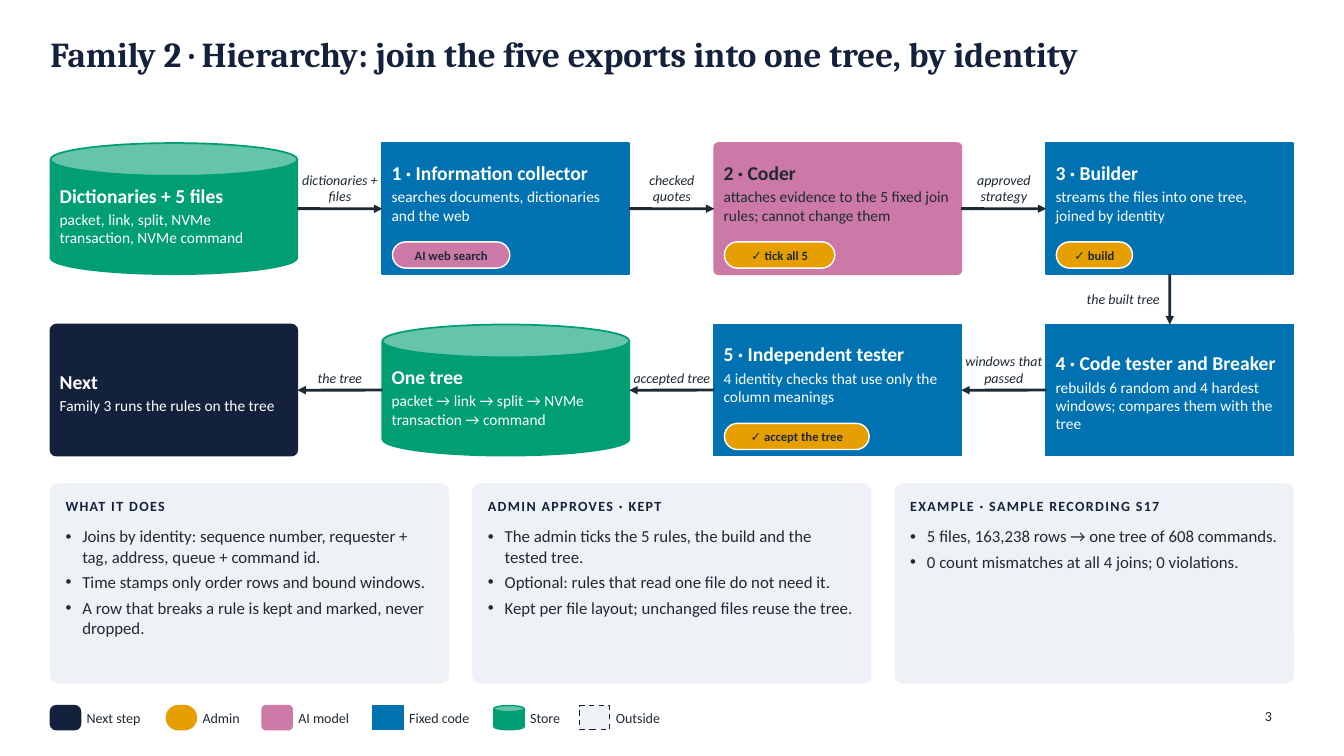
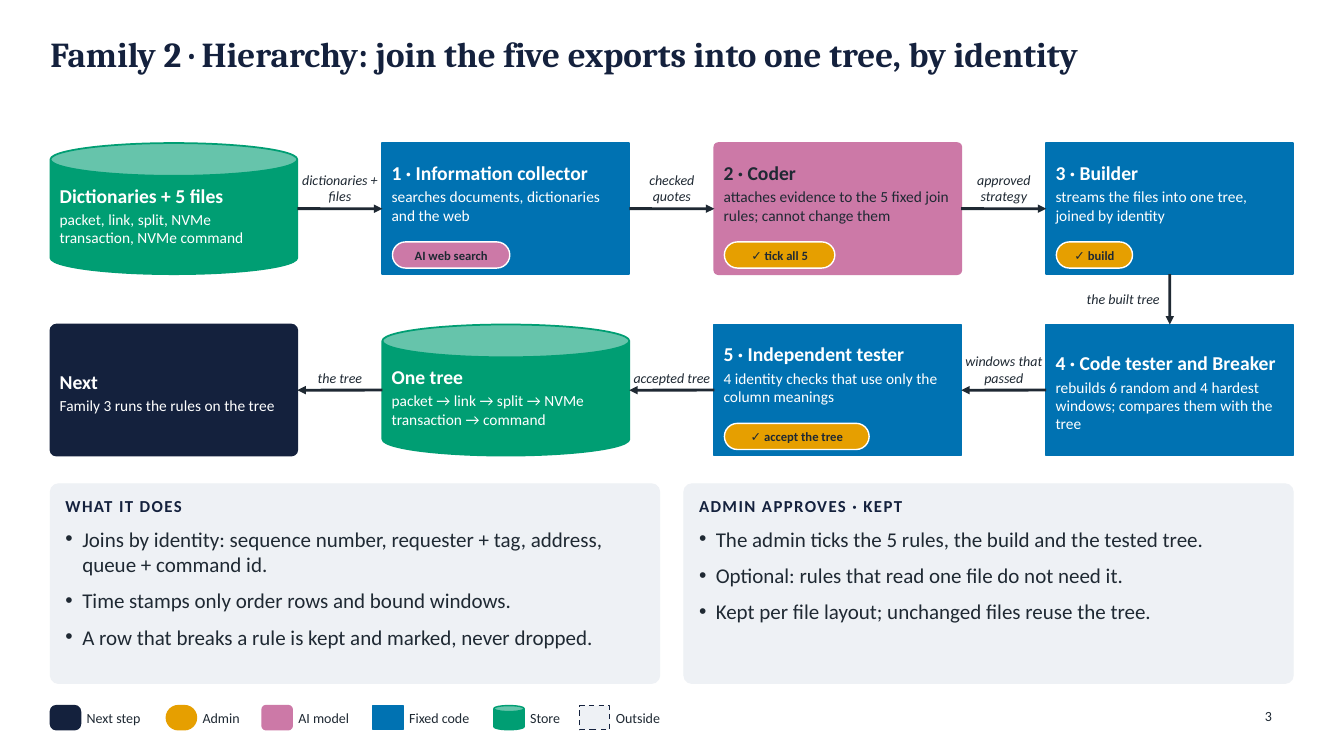
Before and after one commit to Gangasagarhl/Tempororay, a slide deck: slide 3 of Field_to_Test_Loop_architecture_families_stages_tests.pptx. Drawn at 1344x756 pixels with LibreOffice and Linux fonts; fonts in the diff are those of the drawing. Boxes give left, top, right and bottom in pixels: in the first picture for what was removed or moved away, otherwise in the second. Text is boxed around its words. In the diff, an @@ line names an element or a change of style, - is before the commit and + after.

Commit message:
Deck: remove the example cards

```diff
--- a/Field_to_Test_Loop_architecture_families_stages_tests.pptx
+++ b/Field_to_Test_Loop_architecture_families_stages_tests.pptx
@@ rounded rectangle: place and size @@
-rounded rectangle at <box>50,484,449,684</box>
+rounded rectangle at <box>50,484,659,684</box>
@@ text "WHAT IT DOES" at <box>65,501,182,512</box>: size 10 to 12 pt @@
@@ rounded rectangle: place and size @@
-rounded rectangle at <box>473,484,871,684</box>
+rounded rectangle at <box>685,484,1294,684</box>
@@ text "ADMIN APPROVES · KEPT" at <box>699,501,902,512</box>: size 10 to 12 pt @@
@@ text "ADMIN APPROVES · KEPT": place and size @@
-text "ADMIN APPROVES · KEPT" at <box>488,502,662,511</box>
+text "ADMIN APPROVES · KEPT" at <box>699,501,902,512</box>
@@ rounded rectangle removed at <box>895,484,1294,684</box> @@
@@ text removed at <box>910,502,1160,511</box> @@
-EXAMPLE · SAMPLE RECORDING S17
@@ text "Joins by identity: sequence number, ..." at <box>82,532,602,649</box>: size 12 to 15 pt; more space between paragraphs @@
@@ text "The admin ticks the 5 ..." at <box>716,532,1203,623</box>: size 12 to 15 pt; more space between paragraphs @@
@@ text "The admin ticks the 5 ...": place and size @@
-text "The admin ticks the 5 ..." at <box>505,530,852,617</box>
+text "The admin ticks the 5 ..." at <box>716,532,1203,623</box>
@@ text removed at <box>927,530,1277,571</box> @@
-• 5 files, 163,238 rows → one tree of 608 commands.
-• 0 count mismatches at all 4 joins; 0 violations.
```
Also in this commit, not shown: 5 other slides changed, 1 other file.
